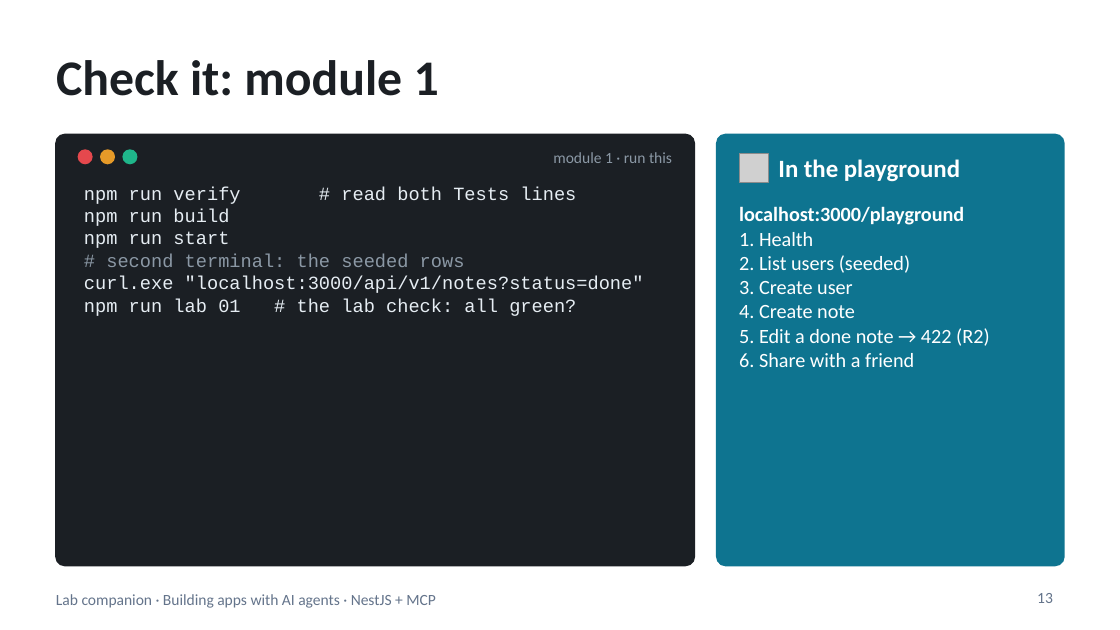
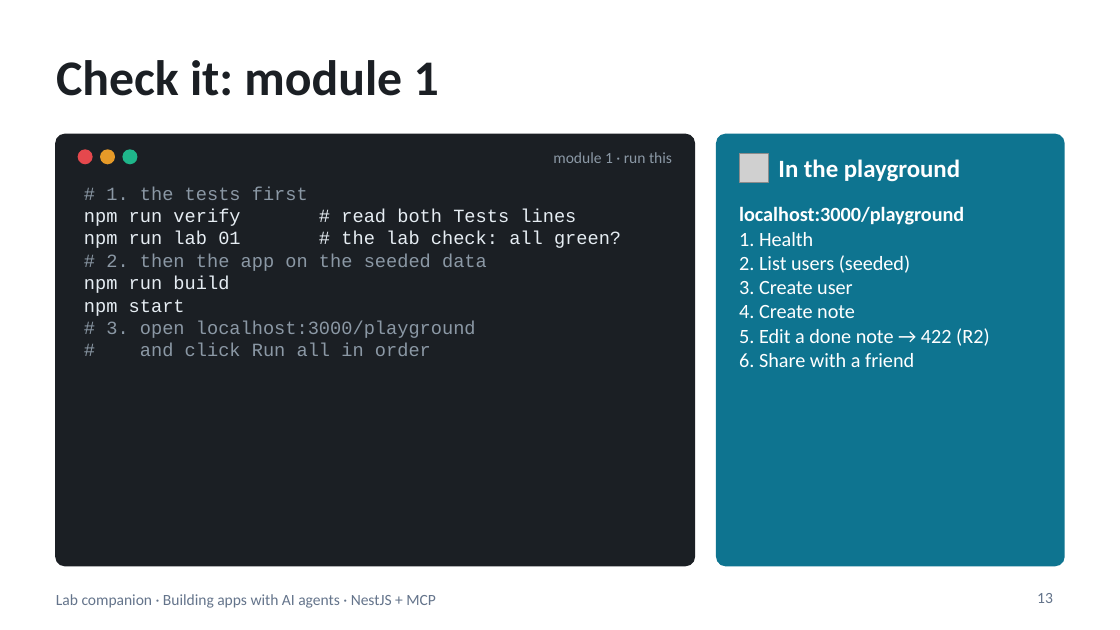
Before and after one commit to blazaga/ai-training-modules, a slide deck: slide 13 of docs/ai-agent-training/slides/lab-companion.pptx. Drawn at 1120x630 pixels with LibreOffice and Linux fonts; fonts in the diff are those of the drawing; grey boxes stand for pictures. Boxes give left, top, right and bottom in pixels: in the first picture for what was removed or moved away, otherwise in the second. Text is boxed around its words. In the diff, an @@ line names an element or a change of style, - is before the commit and + after.

```diff
--- a/docs/ai-agent-training/slides/lab-companion.pptx
+++ b/docs/ai-agent-training/slides/lab-companion.pptx
@@ text at (x1=106, y1=187, x2=308, y2=200): paragraph added @@
+# 1. the tests first
@@ text at (x1=84, y1=231, x2=621, y2=271): paragraphs added @@
+npm run lab 01 # the lab check: all green?
+# 2. then the app on the seeded data
@@ text at (x1=84, y1=299, x2=476, y2=356): text changed; text colour #E6EDF3 to #8B98A5 @@
-npm run start
-# second terminal: the seeded rows
-curl.exe "localhost:3000/api/v1/notes?status=done"
-npm run lab 01 # the lab check: all green?
+npm start
+# 3. open localhost:3000/playground
+# and click Run all in order
```
Also in this commit, not shown: 2 other slides changed, 6 other files.
